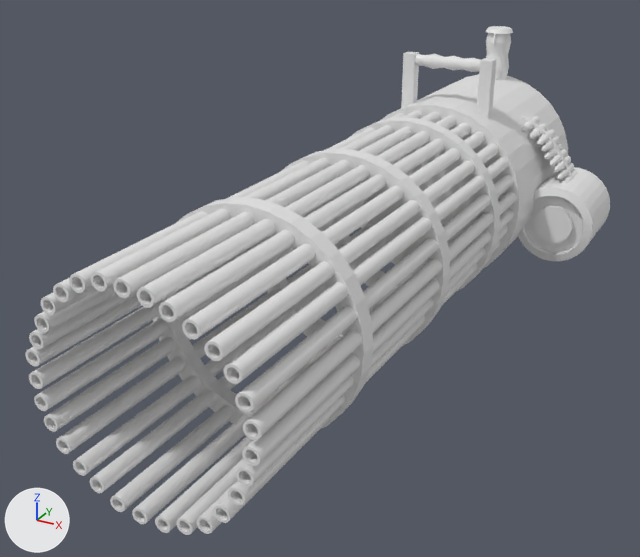
Before and after pictures for a commit that changed the glTF model weapons/uber machinegun/uber machinegun.gltf.
Rendered twice from a 50 mm camera at (7.97, -22.68, 7.17) aimed at (-0.55, -7.19, -0.57). The axes (+X, +Y, +Z) are drawn at lower left. The lights are the same throughout. Where no turn or scale is listed for an object, it has been applied to the vertices. Vertices at the same position are counted once.
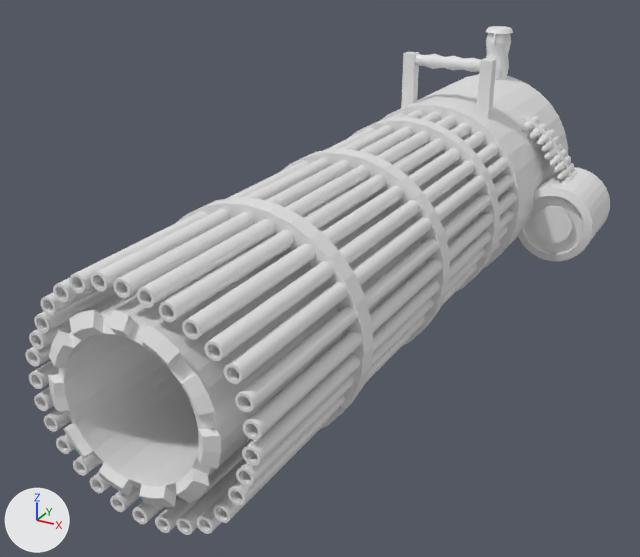
Pixel boxes [x1, y1, x2, y2] of what changed, in the pictures (640 x 557 px):
part 1 of me_cylinder, added: after [48, 144, 478, 507]

Edits to the bpy script that builds the scene:
```text
Change me_cylinder:
    used by ob_cylinder; location = (0.0, 0.0, 0.0)
    remove me_cylinder.from_pydata(...)  # 5324 vertices, 10496 faces; spans x -2.3..3.9, y -14.0..2.6, z -2.3..3.7
    add me_cylinder.from_pydata(...)  # 5516 vertices, 10876 faces; spans x -2.3..3.9, y -14.2..2.6, z -2.3..3.7
    me_cylinder part 1: a new loose piece of 192 vertices spanning x -1.6..1.7, y -14.2..-2.1, z -1.6..1.7
```
